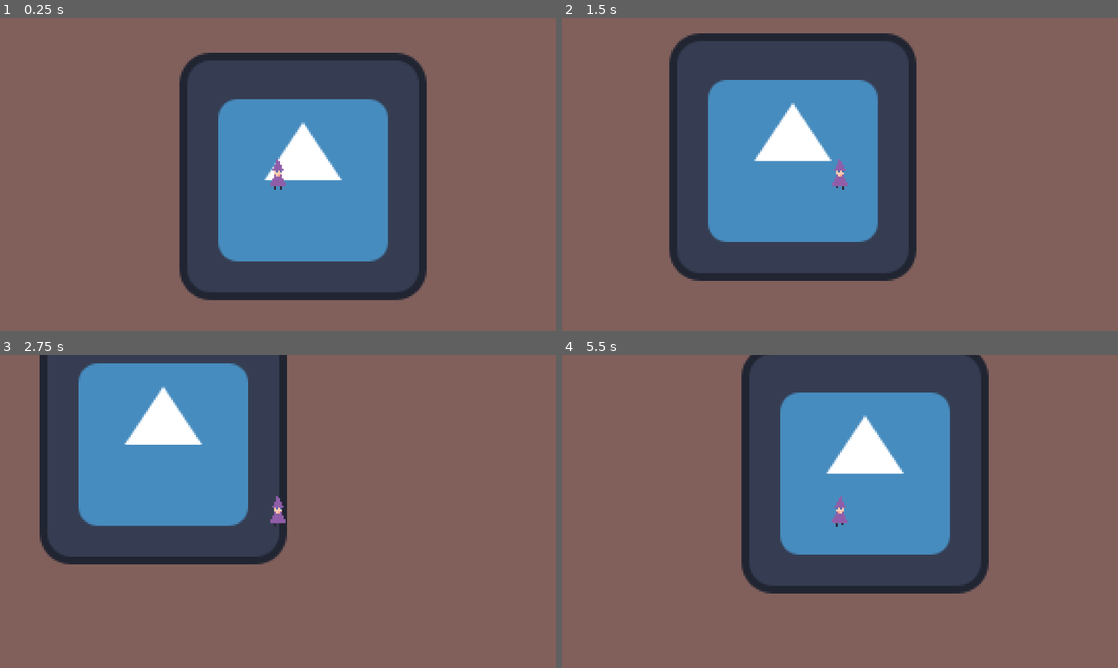
Above: before the commit, frames 1-4 (two rows, left to right).
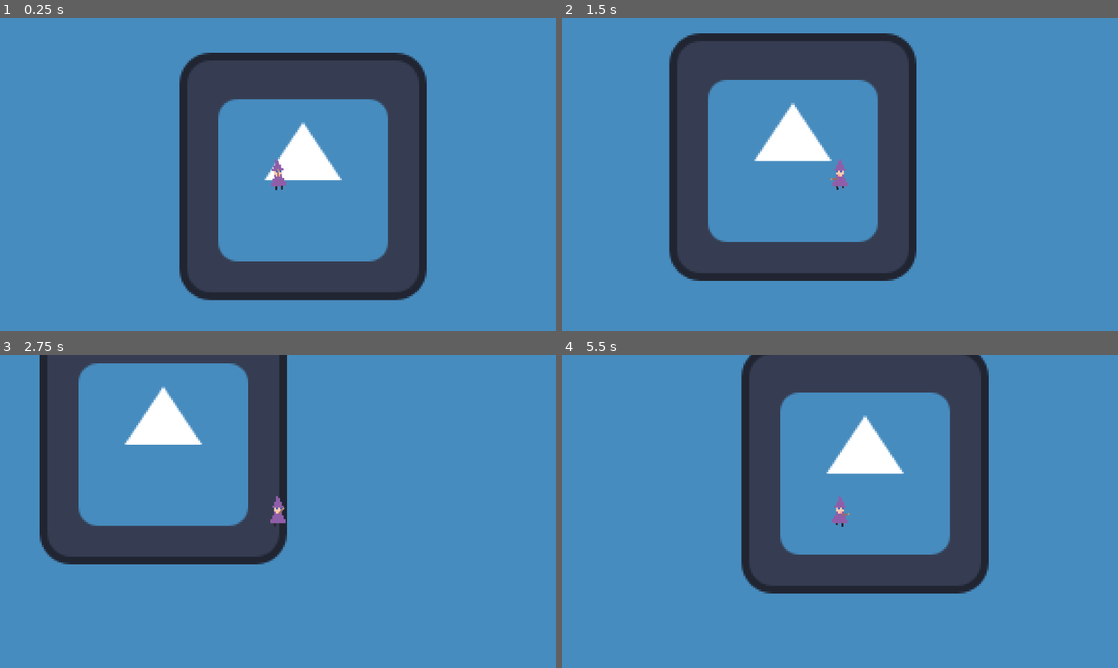
Above: after the commit, the same moments.

Repository: smolsenbiller/wizard-coliseum
Game: Godot game, scene res://scenes/coliseum.tscn
The game is run twice, just before and just after one commit, with the same random seed, the same clock (stepped at 60 frames per second) and the same inputs. The engine's default icon, where the game draws it, is replaced by a stand-in: a white triangle on a blue panel in a dark square.
Inputs (mouse positions are in pixels of both pictures, inside the frame that each line leads up to):
- Up to frame 1 (0.25 s): no input
- Up to frame 2 (1.5 s): tap Enter at 0.5 s; move the mouse to (962, 158) at 0.52 s; hold Right (move_right) 0.53-1.28 s; move the mouse to (728, 190) at 1.27 s; hold S (move_down) from 1.28 s (still down)
- Up to frame 3 (2.75 s): move the mouse to (333, 442) at 2.02 s; release S (move_down) at 2.03 s; hold Right (move_right) from 2.03 s (still down)
- Up to frame 4 (5.5 s): move the mouse to (812, 574) at 2.77 s; release Right (move_right) at 2.78 s; hold W (move_up) 2.78-3.53 s; move the mouse to (1006, 558) at 3.52 s; hold A (move_left) 3.53-5.03 s; move the mouse to (673, 464) at 4.27 s; move the mouse to (867, 511) at 5.02 s; hold S (move_down) from 5.03 s (still down)

The runs differ from the first frame. In frame 1, 65% of the frame differs, in the area x 0-100%, y 0-100%; in frame 2, 65%; in frame 3, 71%; in frame 4, 66%.

Commit message:
Added a wand that points towards the mouse.

Diff:
--- a/scenes/coliseum.tscn
+++ b/scenes/coliseum.tscn
@@ -8,7 +8,7 @@
 [node name="Coliseum" type="Node2D" unique_id=144620549]
 
 [node name="TextureRect" type="TextureRect" parent="." unique_id=766710161]
-modulate = Color(0.50572455, 0.37808636, 0.36114234, 1)
+modulate = Color(0.2784314, 0.54901963, 0.7490196, 1)
 offset_right = 1440.0
 offset_bottom = 810.0
 texture = SubResource("CanvasTexture_4v5ai")
--- a/scenes/wizard.tscn
+++ b/scenes/wizard.tscn
@@ -5,6 +5,7 @@
 [ext_resource type="Texture2D" uid="uid://cbdw3yd2ltbwr" path="res://assets/16-bit-wizard-frame2.png" id="3_4jkov"]
 [ext_resource type="Texture2D" uid="uid://bk22jorre3j5u" path="res://assets/16-bit-wizard-frame3.png" id="4_ba5mt"]
 [ext_resource type="Texture2D" uid="uid://c3e3dbrhj32g6" path="res://assets/16-bit-wizard-frame4.png" id="5_var7a"]
+[ext_resource type="Texture2D" uid="uid://caf74oiwlothy" path="res://assets/wand.png" id="6_8qlyk"]
 
 [sub_resource type="RectangleShape2D" id="RectangleShape2D_4v5ai"]
 size = Vector2(4, 13)
@@ -92,6 +93,7 @@
 script = ExtResource("1_5ipgv")
 
 [node name="Sprite2D" type="Sprite2D" parent="." unique_id=2003412689]
+rotation = -0.08726646
 texture = ExtResource("2_8qlyk")
 
 [node name="CollisionShape2D" type="CollisionShape2D" parent="." unique_id=792170438]
@@ -103,3 +105,12 @@
 
 [node name="Camera2D" type="Camera2D" parent="." unique_id=2121674251]
 zoom = Vector2(5, 5)
+
+[node name="Pivot" type="Node2D" parent="." unique_id=888685773]
+position = Vector2(0, 2)
+
+[node name="Sprite2D" type="Sprite2D" parent="Pivot" unique_id=688061214]
+position = Vector2(3, 0)
+texture = ExtResource("6_8qlyk")
+region_enabled = true
+region_rect = Rect2(6, 8, 4, 1)
--- a/scripts/wizard.gd
+++ b/scripts/wizard.gd
@@ -5,20 +5,31 @@
 
 @onready var animator : AnimationPlayer = $AnimationPlayer
 @onready var sprite : Sprite2D = $Sprite2D
+@onready var pivot : Node2D = $Pivot
+
 
 func _physics_process(delta: float) -> void:
 	var move_direction = Input.get_vector("move_left", "move_right", "move_up", "move_down")
 	velocity = move_direction * SPEED * delta
 
+	var mouse_location = get_global_mouse_position()
+	var character_look_direction = get_local_mouse_position()
+
+	pivot.look_at(mouse_location)
+
+
+	#Animation
 	if velocity != Vector2.ZERO:
 		animator.play("walking")
 	else:
 		animator.play("idle")
 
-	if velocity.x > 0:
+
+	#Looking direction
+	if character_look_direction.x > 0:
 		sprite.flip_h = false
 
-	if  velocity.x < 0:
+	if  character_look_direction.x < 0:
 		sprite.flip_h = true
 
 	move_and_slide()
Binary file added: assets/wand.png
Not shown, added: assets/wand.png.import
